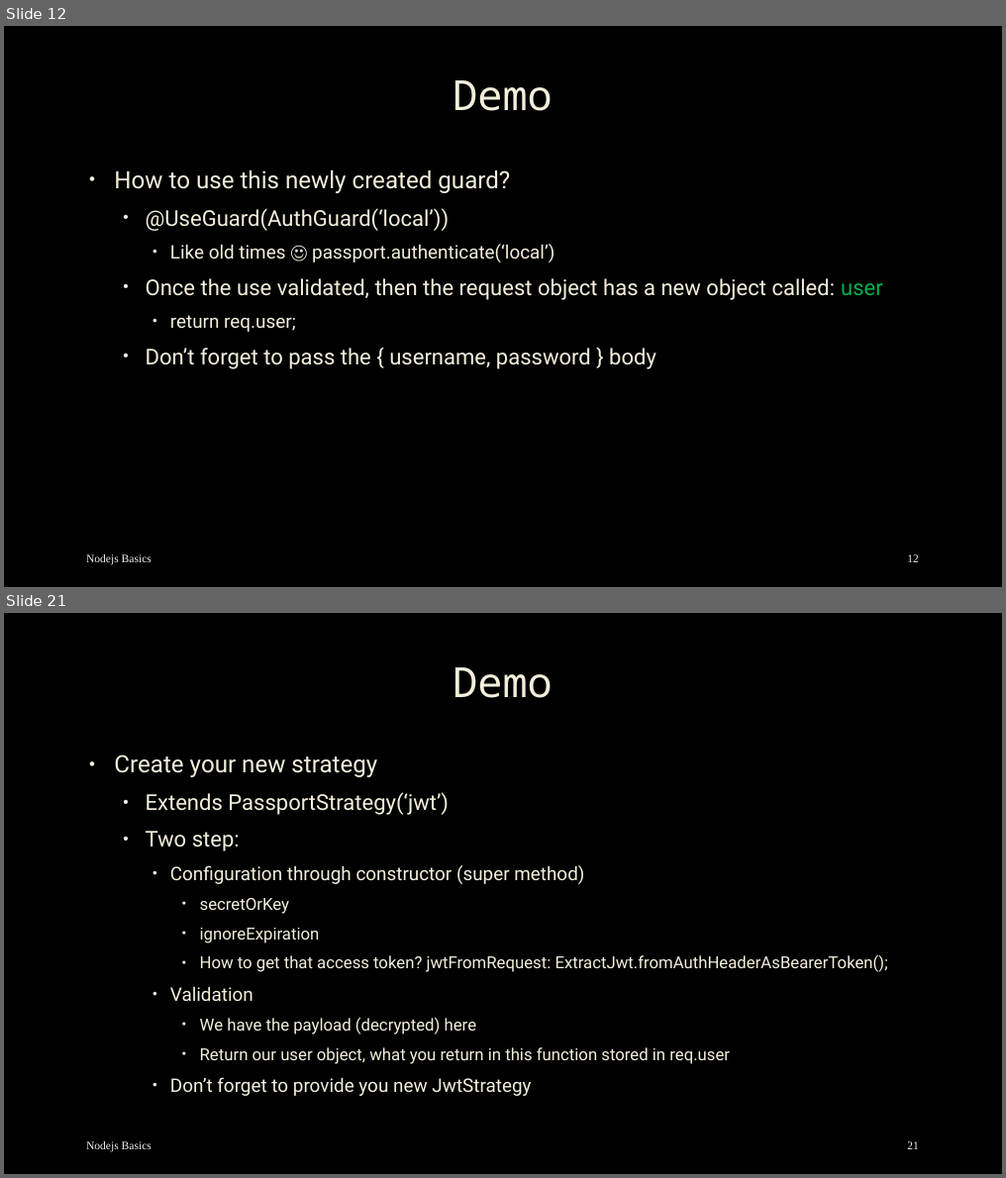
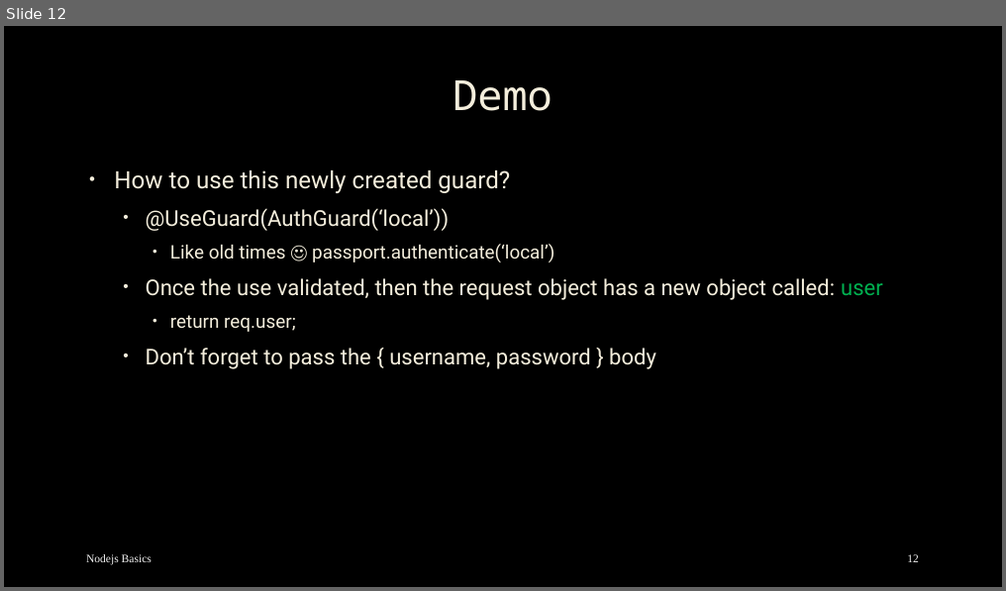
Before and after one commit to mostafa8026/nestjs-course, a slide deck: nestjs/nestjs-09.pptx. Shown one above the other, each under a label of ours: slides 12 and 21 before the commit, slide 12 after it; the slides between them are not shown. The pictures are 1006x1178 and 1006x591 pixels, drawn with LibreOffice and Linux fonts; fonts in the diff are those of the drawing; background and template pictures are left out. Boxes give left, top, right and bottom in pixels: in the first picture for what was removed or moved away, otherwise in the second. Text is boxed around its words. In the diff, an @@ line names an element or a change of style, - is before the commit and + after.

```diff
--- a/nestjs/nestjs-09.pptx
+++ b/nestjs/nestjs-09.pptx
@@ slide 21 removed at bbox=[4, 613, 1002, 1174], background picture (left out) @@
@@ title removed at bbox=[452, 667, 552, 698] @@
-Demo
@@ text removed at bbox=[114, 755, 888, 1096] @@
-• Create your new strategy
-  • Extends PassportStrategy(‘jwt’)
-  • Two step:
-    • Configuration through constructor (super method)
-      • secretOrKey
-      • ignoreExpiration
-      • How to get that access token? jwtFromRequest: ExtractJwt.fromAuthHeaderAsBearerToken();
-    • Validation
-      • We have the payload (decrypted) here
-      • Return our user object, what you return in this function stored in req.user
-    • Don’t forget to provide you new JwtStrategy
@@ text removed at bbox=[86, 1142, 152, 1153] @@
-Nodejs Basics
@@ page number removed at bbox=[907, 1142, 919, 1150] @@
-21
```
Also in this commit, not shown: 2 slides changed, 8 other slides removed, 18 other files.
